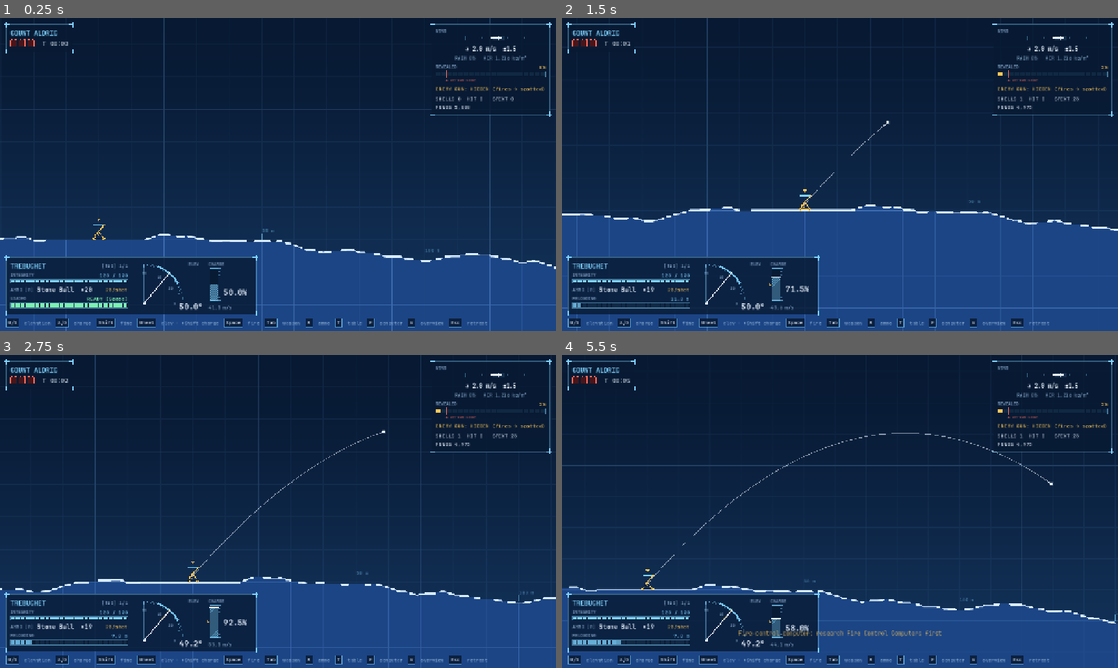
Above: before the commit, frames 1-4 (two rows, left to right).
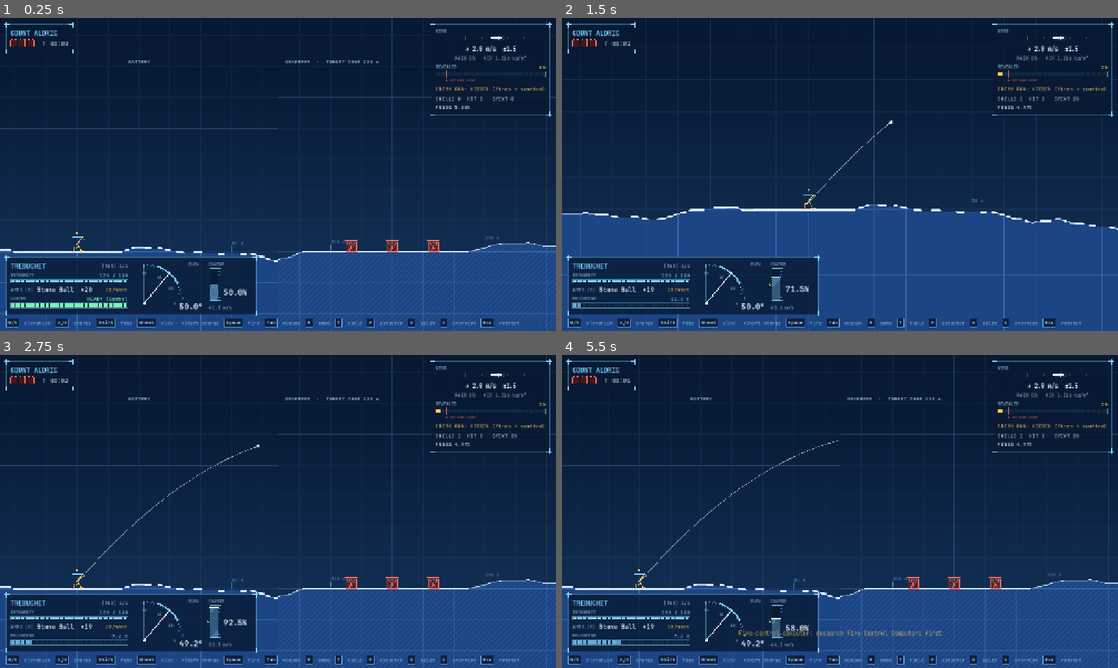
Above: after the commit, the same moments.

Repository: usro/IronAndAngles
Game: Godot game, scene res://scenes/battle/battle.tscn
The game is run twice, just before and just after one commit, with the same random seed, the same clock (stepped at 60 frames per second) and the same inputs. This scene is started directly instead of the project's main scene.
Inputs (mouse positions are in pixels of both pictures, inside the frame that each line leads up to):
- Up to frame 1 (0.25 s): no input
- Up to frame 2 (1.5 s): tap Enter at 0.5 s; move the mouse to (962, 158) at 0.52 s; hold D (charge_up) 0.53-1.25 s; hold Space (fire) 0.53-1.25 s; click (962, 158) at 0.67 s; tap X (toggle_split, bound only after the commit) at 0.8 s; drag from (728, 190) to (812, 237) at 1.27 s
- Up to frame 3 (2.75 s): move the mouse to (333, 442) at 2.02 s; hold D (charge_up) from 2.03 s (still down); hold X (toggle_split, bound only after the commit) from 2.03 s (still down); tap S (aim_down) at 2.1 s; click (333, 442) at 2.17 s
- Up to frame 4 (5.5 s): release D (charge_up) at 2.75 s; release X (toggle_split, bound only after the commit) at 2.75 s; drag from (812, 574) to (673, 464) at 2.77 s; move the mouse to (1006, 558) at 3.52 s; hold A (charge_down) 3.53-4.25 s; hold F (apply_solution) 3.53-4.25 s; click (1006, 558) at 3.67 s; tap X (toggle_split, bound only after the commit) at 3.8, 5.3 s; drag from (673, 464) to (756, 433) at 4.27 s; move the mouse to (867, 511) at 5.02 s; hold A (charge_down) from 5.03 s (still down); hold Space (fire) from 5.03 s (still down); click (867, 511) at 5.17 s

The runs differ from the first frame. In frame 1, 5.7% of the frame differs, in the area x 0-100%, y 0-100%; in frame 2, 2.5%; in frame 3, 5.1%; in frame 4, 5.5%.

Commit message:
Split screen in battle: battery left, forward observer right
ObserverPane is a SubViewport sharing the battle's World2D with its own
camera and sky; both halves use the same zoom so the overlay's line widths
match. On by default when the target zone is beyond the home view; X toggles,
V overview still takes the full screen.

Co-Authored-By: Claude Opus 5.5 <noreply@anthropic.com>

Diff:
--- a/project.godot
+++ b/project.godot
@@ -89,6 +89,11 @@
 "events": [Object(InputEventKey,"resource_local_to_scene":false,"resource_name":"","device":-1,"window_id":0,"alt_press …(190 unchanged characters)…
 ]
 }
+toggle_split={
+"deadzone": 0.2,
+"events": [Object(InputEventKey,"resource_local_to_scene":false,"resource_name":"","device":-1,"window_id":0,"alt_pressed":false,"shift_pressed":false,"ctrl_pressed":false,"meta_pressed":false,"pressed":false,"keycode":0,"physical_keycode":88,"key_label":0,"unicode":0,"location":0,"echo":false,"script":null)
+]
+}
 retreat={
 "deadzone": 0.2,
 "events": [Object(InputEventKey,"resource_local_to_scene":false,"resource_name":"","device":-1,"window_id":0,"alt_press …(195 unchanged characters)…
--- a/scripts/battle/battle.gd
+++ b/scripts/battle/battle.gd
@@ -14,6 +14,11 @@
 ## The home view: this much field (meters) around the battery, looking toward the targets.
 const HOME_VIEW_M := Vector2(170.0, 96.0)
 const HOME_OFFSET_M := Vector2(55.0, -20.0)
+## Split screen: each half shows this much field (meters) at the same zoom.
+const SPLIT_VIEW_M := Vector2(90.0, 100.0)
+const SPLIT_BATTERY_OFFSET_M := Vector2(20.0, -25.0)
+## The observer looks a little past the zone's centre so a spotted enemy gun is in frame.
+const SPLIT_OBSERVER_OFFSET_M := Vector2(8.0, -25.0)
 const TRAIL_MAX_POINTS := 600
 const BLAST_LIFETIME_S := 0.8
 const WHEEL_STEP_DEG := 0.5
@@ -34,6 +39,11 @@
 var camera: Camera2D
 var hud: BattleHud
 var firing_table: FiringTablePanel
+## Split screen: our battery on the left, the forward observer's view of the targets on the right.
+var split := false
+var _observer: ObserverPane
+var _split_layer: CanvasLayer
+var _observer_label: Label
 
 var _overlay: Node2D
 var _sky: ColorRect
@@ -89,6 +99,7 @@
 	add_child(camera)
 	camera.make_current()
 
+	_build_split_screen()
 	hud = BattleHud.new()
 	add_child(hud)
 
@@ -100,6 +111,8 @@
 	firing_table.sim = sim
 	hud.add_child(firing_table)
 	sim.start()
+	# Split screen by default whenever the targets lie beyond the home view.
+	set_split(sim.target_zone_center_m().x - sim.battery_position_m().x > HOME_OFFSET_M.x + HOME_VIEW_M.x * 0.5)
 	_snap_camera()
 
 
@@ -136,6 +149,8 @@
 	elif event.is_action_pressed("apply_solution"):
 		if not firing_table.apply_nearest():
 			hud.flash_note("Fire-control computer: research Fire Control Computers first")
+	elif event.is_action_pressed("toggle_split"):
+		set_split(not split)
 	elif event.is_action_pressed("toggle_overview"):
 		_overview = not _overview
 	elif event.is_action_pressed("retreat"):
@@ -211,6 +226,11 @@
 # --- Camera ---
 
 func _update_camera(delta: float) -> void:
+	_observer.visible = _split_active()
+	_split_layer.visible = _split_active()
+	if _split_active():
+		_frame_split(1.0 - exp(-CAMERA_SMOOTHING * delta))
+		return
 	var rect := _camera_rect()
 	if not sim.flights.is_empty():
 		_hold_left = CAMERA_HOLD_S
@@ -231,6 +251,9 @@
 
 
 func _snap_camera() -> void:
+	if _split_active():
+		_frame_split(1.0)
+		return
 	var rect := _camera_rect()
 	camera.position = GameConstants.meters_to_pixels(rect.get_center())
 	camera.zoom = _zoom_for(rect)
@@ -263,6 +286,80 @@
 	return Rect2(rect.get_center() - size * 0.5, size)
 
 
+# --- Split screen ---
+
+func set_split(on: bool) -> void:
+	split = on
+	_observer.visible = _split_active()
+	_split_layer.visible = _split_active()
+	_snap_camera()
+
+
+## The overview (V) always takes the whole screen.
+func _split_active() -> bool:
+	return split and not _overview
+
+
+func _build_split_screen() -> void:
+	_split_layer = CanvasLayer.new()
+	add_child(_split_layer)
+	var root := Control.new()
+	root.set_anchors_and_offsets_preset(Control.PRESET_FULL_RECT)
+	root.mouse_filter = Control.MOUSE_FILTER_IGNORE
+	_split_layer.add_child(root)
+	_observer = ObserverPane.new(get_world_2d())
+	_observer.anchor_left = 0.5
+	_observer.anchor_right = 1.0
+	_observer.anchor_bottom = 1.0
+	root.add_child(_observer)
+	var divider := ColorRect.new()
+	divider.color = Blueprint.LINE
+	divider.anchor_left = 0.5
+	divider.anchor_right = 0.5
+	divider.anchor_bottom = 1.0
+	divider.offset_left = -1.0
+	divider.offset_right = 1.0
+	divider.mouse_filter = Control.MOUSE_FILTER_IGNORE
+	root.add_child(divider)
+	for spec in [[0.25, "BATTERY"], [0.75, ""]]:
+		var l := Label.new()
+		l.theme_type_variation = &"SectionLabel"
+		l.text = spec[1]
+		l.anchor_left = spec[0]
+		l.anchor_right = spec[0]
+		l.offset_top = 92.0
+		l.grow_horizontal = Control.GROW_DIRECTION_BOTH
+		l.horizontal_alignment = HORIZONTAL_ALIGNMENT_CENTER
+		l.mouse_filter = Control.MOUSE_FILTER_IGNORE
+		root.add_child(l)
+		if spec[1] == "":
+			# Right of the divider, clear of the conditions plate in the top-right corner.
+			_observer_label = l
+			l.anchor_left = 0.5
+			l.anchor_right = 0.5
+			l.offset_left = 16.0
+			l.grow_horizontal = Control.GROW_DIRECTION_END
+			l.horizontal_alignment = HORIZONTAL_ALIGNMENT_LEFT
+
+
+## Left half: the battery's home view. Right half: the observer on the target zone. Same zoom,
+## so the overlay's line widths (sized for the main camera) are right in both.
+func _frame_split(k: float) -> void:
+	var vp := get_viewport_rect().size
+	var half := Vector2(vp.x * 0.5, vp.y)
+	var size_px := GameConstants.meters_to_pixels(SPLIT_VIEW_M)
+	var z := clampf(minf(half.x / size_px.x, half.y / size_px.y), 0.02, 2.0)
+	var battery := GameConstants.meters_to_pixels(sim.battery_position_m() + SPLIT_BATTERY_OFFSET_M)
+	# The main camera fills the screen; shift it so the battery sits in the left half's middle.
+	var main_pos := battery + Vector2(half.x * 0.5 / z, 0.0)
+	camera.position = camera.position.lerp(main_pos, k)
+	camera.zoom = camera.zoom.lerp(Vector2(z, z), k)
+	var zone := sim.target_zone_center_m()
+	_observer.frame(GameConstants.meters_to_pixels(zone + SPLIT_OBSERVER_OFFSET_M), camera.zoom.x,
+		sim.bounds_m().end.y * GameConstants.PIXELS_PER_METER)
+	_observer_label.text = "OBSERVER  ·  TARGET ZONE %.0f m" % (zone.x - sim.battery_position_m().x)
+
+
 func _zoom_for(rect_m: Rect2) -> Vector2:
 	var vp := get_viewport_rect().size
 	var size_px := GameConstants.meters_to_pixels(rect_m.size)
--- a/scripts/battle/battle_hud.gd
+++ b/scripts/battle/battle_hud.gd
@@ -5,7 +5,7 @@
 ## a key strip and the end-of-battle stamp. Only reads the sim; battle.gd forwards input.
 
 const KEY_HINTS := [["W/S", "elevation"], ["A/D", "charge"], ["Shift", "fine"], ["Wheel", "elev · +Shift charge"],
-	["Space", "fire"], ["Tab", "weapon"], ["R", "ammo"], ["T", "table"], ["F", "computer"], ["V", "overview"],
+	["Space", "fire"], ["Tab", "weapon"], ["R", "ammo"], ["T", "table"], ["F", "computer"], ["X", "split"], ["V", "overview"],
 	["Esc", "retreat"]]
 
 var _contract_label: Label
--- /dev/null
+++ b/scripts/battle/observer_pane.gd
@@ -0,0 +1,49 @@
+class_name ObserverPane
+extends SubViewportContainer
+## The forward observer's view for split screen: a SubViewport that shares the battle's world
+## (terrain, shells, overlay drawing all appear automatically) with its own camera and sky.
+
+const SKY_SHADER := preload("res://scripts/ui/blueprint_sky.gdshader")
+
+var camera: Camera2D
+var _viewport: SubViewport
+var _sky: ColorRect
+
+
+func _init(world: World2D) -> void:
+	stretch = true
+	mouse_filter = Control.MOUSE_FILTER_IGNORE
+	_viewport = SubViewport.new()
+	_viewport.world_2d = world
+	_viewport.handle_input_locally = false
+	_viewport.gui_disable_input = true
+	_viewport.render_target_update_mode = SubViewport.UPDATE_WHEN_VISIBLE
+	add_child(_viewport)
+	var sky_layer := CanvasLayer.new()
+	sky_layer.layer = -1
+	_viewport.add_child(sky_layer)
+	_sky = ColorRect.new()
+	var mat := ShaderMaterial.new()
+	mat.shader = SKY_SHADER
+	_sky.material = mat
+	_sky.set_anchors_and_offsets_preset(Control.PRESET_FULL_RECT)
+	_sky.mouse_filter = Control.MOUSE_FILTER_IGNORE
+	sky_layer.add_child(_sky)
+	camera = Camera2D.new()
+	_viewport.add_child(camera)
+	camera.enabled = true
+
+
+func _ready() -> void:
+	camera.make_current()
+
+
+## Points the observer at `center_px` (world pixels) with the given zoom.
+func frame(center_px: Vector2, zoom: float, bedrock_y_px: float) -> void:
+	camera.position = center_px
+	camera.zoom = Vector2(zoom, zoom)
+	var mat := _sky.material as ShaderMaterial
+	mat.set_shader_parameter("view_size_px", Vector2(_viewport.size))
+	mat.set_shader_parameter("camera_center_px", center_px)
+	mat.set_shader_parameter("zoom", zoom)
+	mat.set_shader_parameter("bedrock_y_px", bedrock_y_px)
Not shown, added: scripts/battle/observer_pane.gd.uid
Not shown, changed: HOW_TO_PLAY.md
